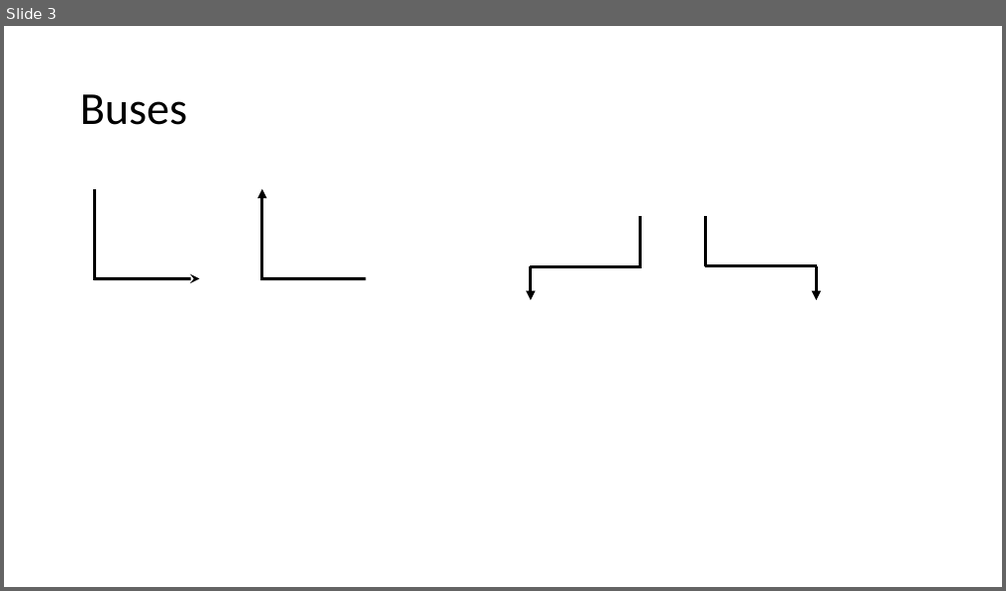
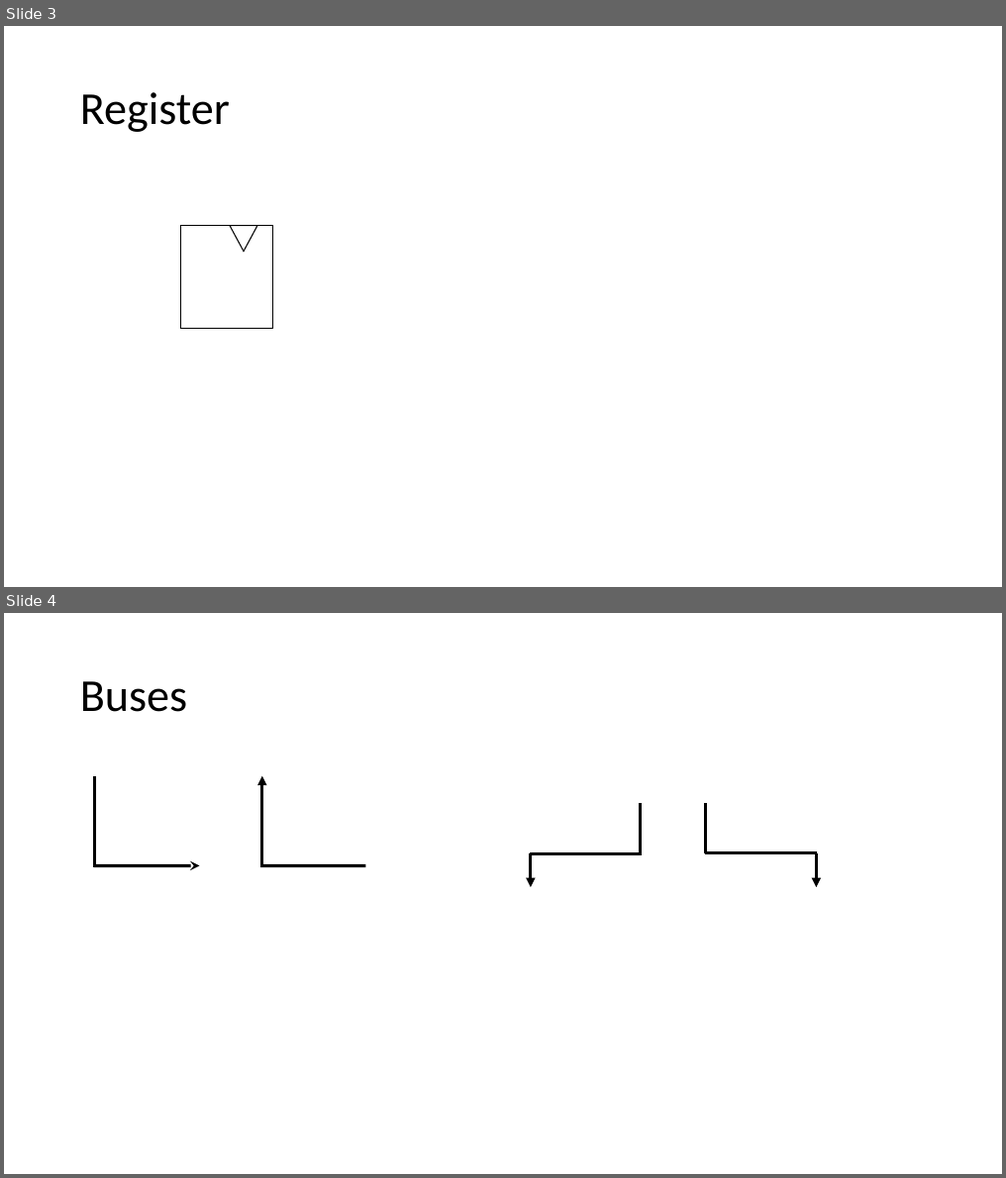
Before and after one commit to dillonhuff/CircuitFigures, a slide deck: CircuitFigures.pptx. Shown one above the other, each under a label of ours: slide 3 before the commit, slides 3 and 4 after it. The pictures are 1006x591 and 1006x1178 pixels, drawn with LibreOffice and Linux fonts; fonts in the diff are those of the drawing. Boxes give left, top, right and bottom in pixels: in the first picture for what was removed or moved away, otherwise in the second. Text is boxed around its words. In the diff, an @@ line names an element or a change of style, - is before the commit and + after.

Commit message:
Added ALU and fixed register

```diff
--- a/CircuitFigures.pptx
+++ b/CircuitFigures.pptx
@@ slide 3 added at (x1=4, y1=26, x2=1002, y2=587), background #FFFFFF @@
@@ title added at (x1=80, y1=92, x2=230, y2=132), 44 pt, text #000000 @@
+Register
@@ rectangle added at (x1=180, y1=226, x2=272, y2=329), fill #FFFFFF, outline #000000 1 pt @@
@@ triangle added at (x1=230, y1=226, x2=257, y2=252), fill #FFFFFF, outline #000000 1 pt @@
@@ what was slide 3 is now slide 4 @@
```
Also in this commit, not shown: 1 other slide added.
